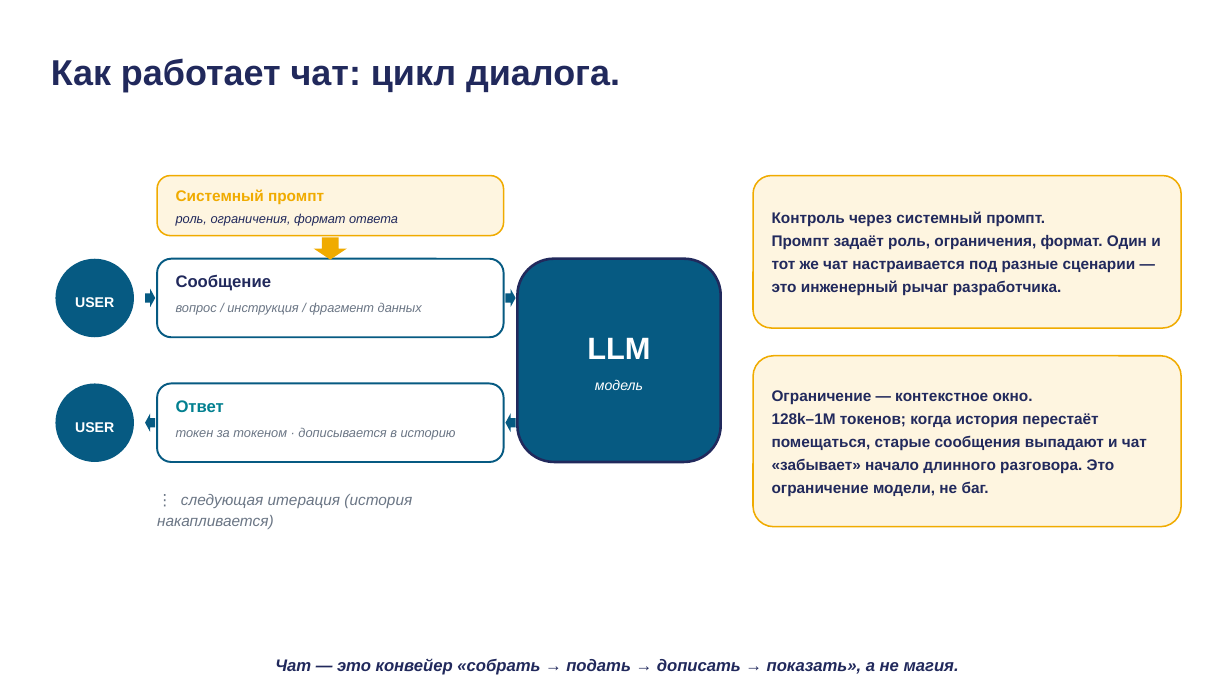
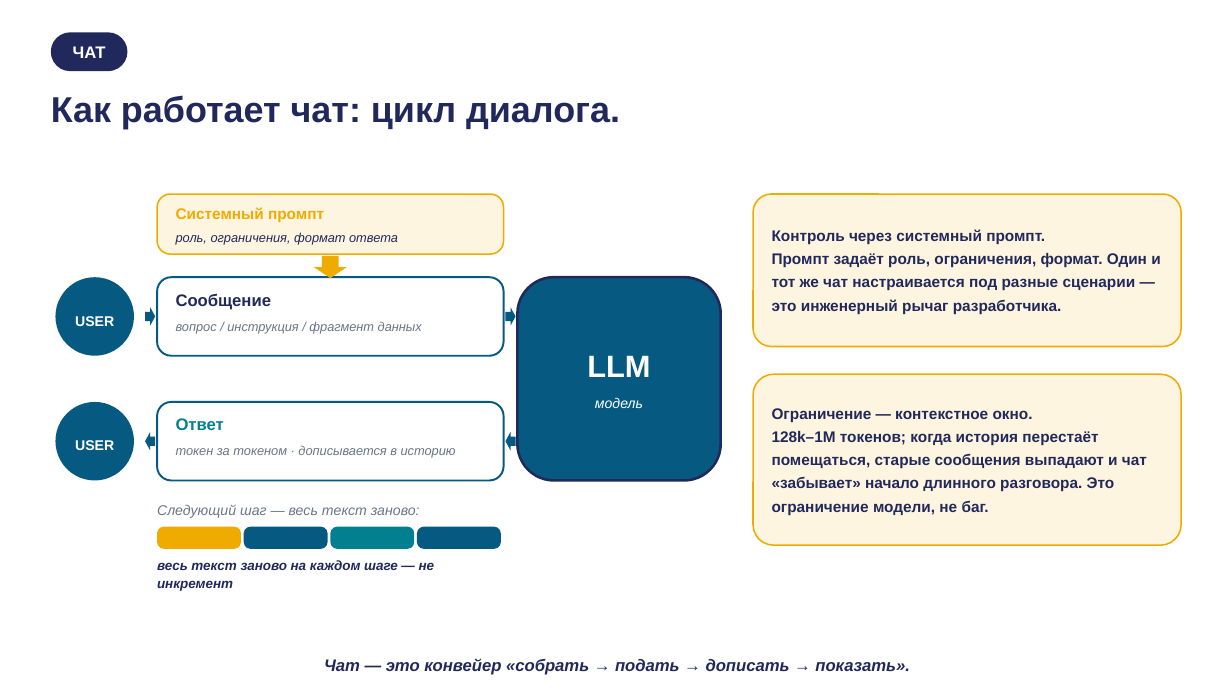
Before and after one commit to tellina-study/AI-usage-lessons, a slide deck: slide 17 of library/lectures/lec-01/rendered/lec-01.pptx. Drawn at 1232x693 pixels with LibreOffice and Linux fonts; fonts in the diff are those of the drawing. Boxes give left, top, right and bottom in pixels: in the first picture for what was removed or moved away, otherwise in the second. Text is boxed around its words. In the diff, an @@ line names an element or a change of style, - is before the commit and + after.

```diff
--- a/library/lectures/lec-01/rendered/lec-01.pptx
+++ b/library/lectures/lec-01/rendered/lec-01.pptx
@@ rounded rectangle added at (51,32,128,71), fill #21295C, 13 pt, text #FFFFFF, bold @@
+ЧАТ
@@ text "Как работает чат: цикл диалога.": place and size @@
-text "Как работает чат: цикл диалога." at (51,58,620,92)
+text "Как работает чат: цикл диалога." at (51,95,620,129)
@@ 12 texts, 6 rounded rectangles, 2 ellipses, 2 left arrows, 1 down arrow: place and size @@
-12 texts, 6 rounded rectangles, 2 ellipses, 2 left arrows, 1 down arrow at (55,176,1181,527)
+12 texts, 6 rounded rectangles, 2 ellipses, 2 left arrows, 1 down arrow at (55,194,1181,545)
@@ right arrow: place and size @@
-right arrow at (506,288,516,307)
+right arrow at (145,307,155,325)
@@ right arrow: place and size @@
-right arrow at (145,288,155,307)
+right arrow at (506,307,516,325)
@@ text removed at (157,494,412,529) @@
-⋮ следующая итерация (история накапливается)
@@ text added at (157,505,420,518), 11 pt, text #6B7685, italic @@
+Следующий шаг — весь текст заново:
@@ rounded rectangle added at (157,527,241,549), fill #F0AB00 @@
@@ rounded rectangle added at (244,527,328,549), fill #065A82 @@
@@ rounded rectangle added at (331,527,415,549), fill #028090 @@
@@ rounded rectangle added at (417,527,501,549), fill #065A82 @@
@@ text added at (157,560,435,591), 10.5 pt, text #21295C, bold, italic @@
+весь текст заново на каждом шаге — не инкремент
@@ text at (324,658,910,675): text changed @@
-Чат — это конвейер «собрать → подать → дописать → показать», а не магия.
+Чат — это конвейер «собрать → подать → дописать → показать».
```
Also in this commit, not shown: 19 other slides changed, 4 slides added, 3 slides removed, 29 other files.
